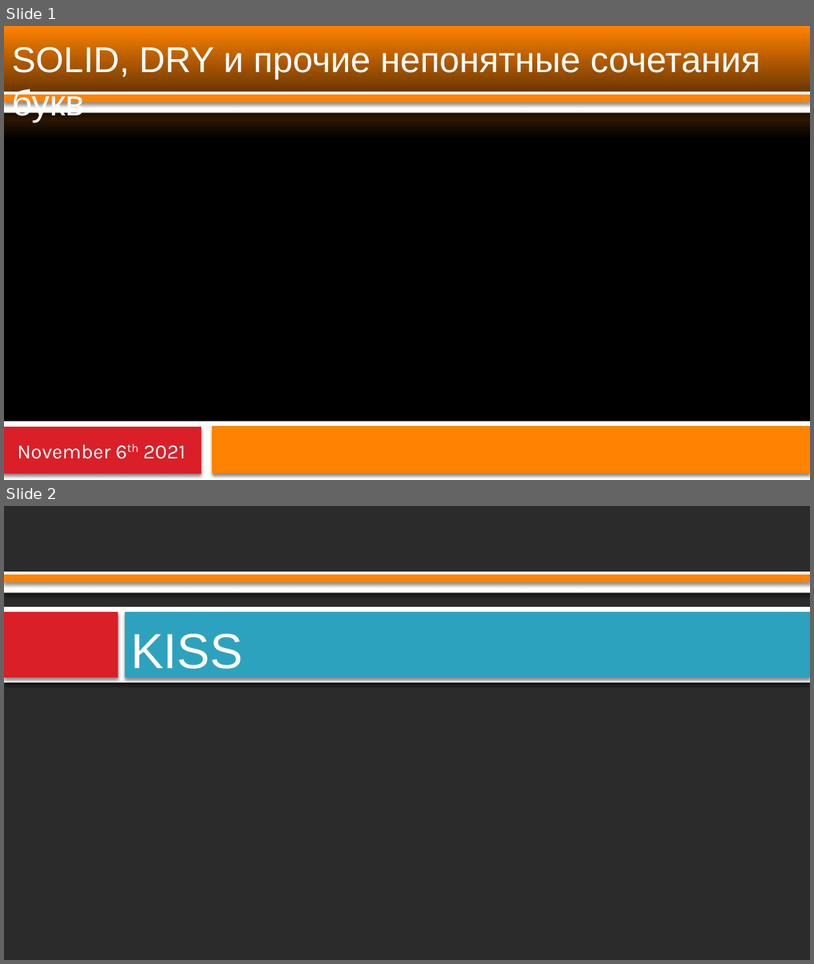
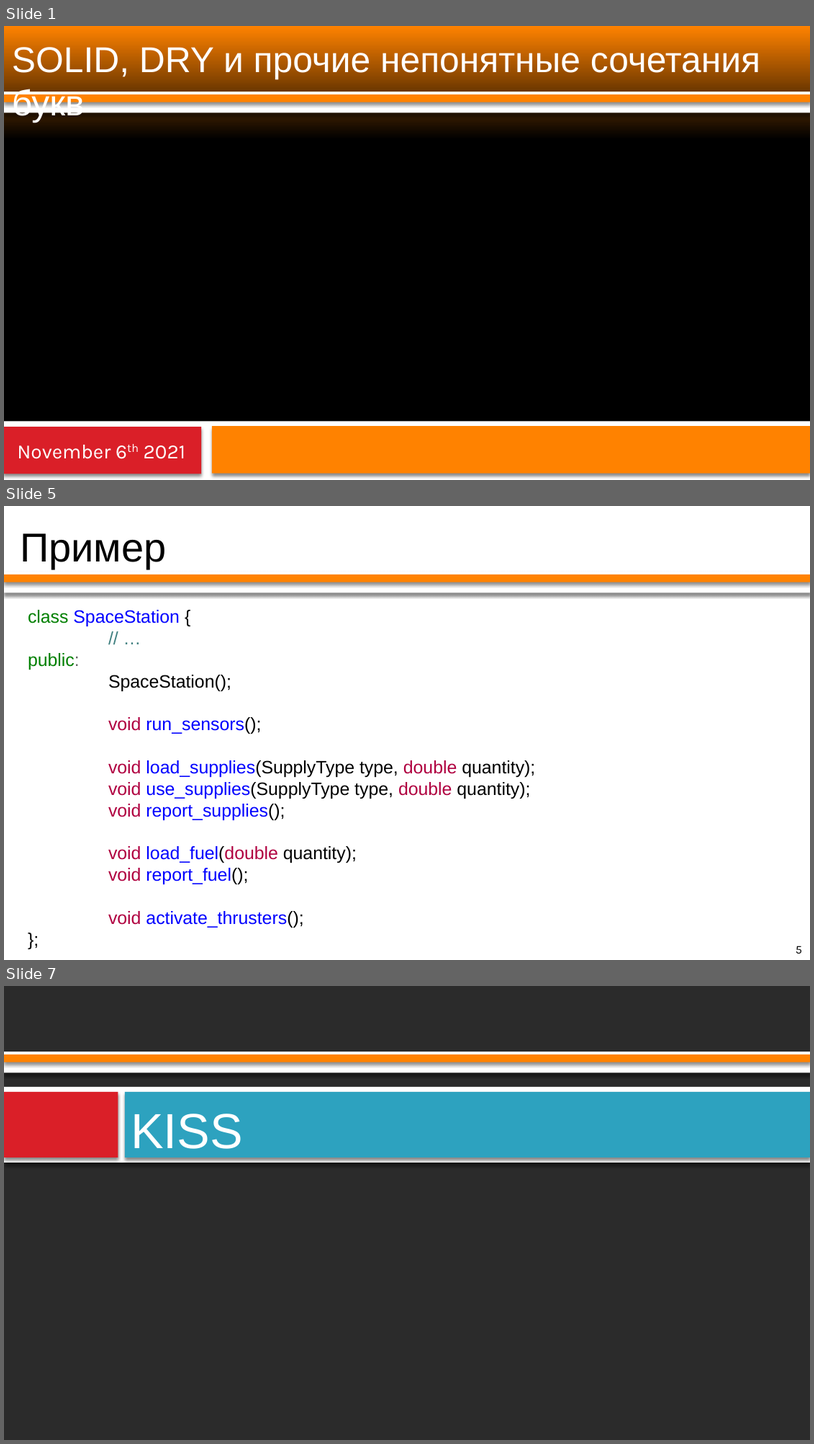
Before and after one commit to PatriotRossii/ducktalks_1, a slide deck: ACID, DRY, etc/presentation.odp. Shown one above the other, each under a label of ours: slides 1 and 2 before the commit, slides 1, 5 and 7 after it; the slides between them are not shown. The pictures are 814x964 and 814x1444 pixels, drawn with LibreOffice and Linux fonts; fonts in the diff are those of the drawing; background and template pictures are left out; a plain dark background stands for a picture behind light text. Boxes give left, top, right and bottom in pixels: in the first picture for what was removed or moved away, otherwise in the second. Text is boxed around its words. In the diff, an @@ line names an element or a change of style, - is before the commit and + after.

```diff
--- a/ACID, DRY, etc/presentation.odp
+++ b/ACID, DRY, etc/presentation.odp
@@ slide 5 added at box(4, 506, 810, 960), background #FFFFFF; not listed: 2 template elements that a slide beside it also shows @@
@@ title added at box(20, 533, 166, 569), 36 pt, text #000000 @@
+Пример
@@ text added at box(28, 610, 535, 927), 16 pt, text #0000FF @@
+class SpaceStation {
+// …
+public:
+SpaceStation();
+void run_sensors();
+void load_supplies(SupplyType type, double quantity);
+void use_supplies(SupplyType type, double quantity);
+void report_supplies();
+void load_fuel(double quantity);
+void report_fuel();
+void activate_thrusters();
+};
@@ page number added at box(796, 945, 802, 953), 10.5 pt, text #000000 @@
+5
@@ what was slide 2 is now slide 7 @@
```
Also in this commit, not shown: 2 slides changed, 4 other slides added, 1 slide removed, 1 other file.
